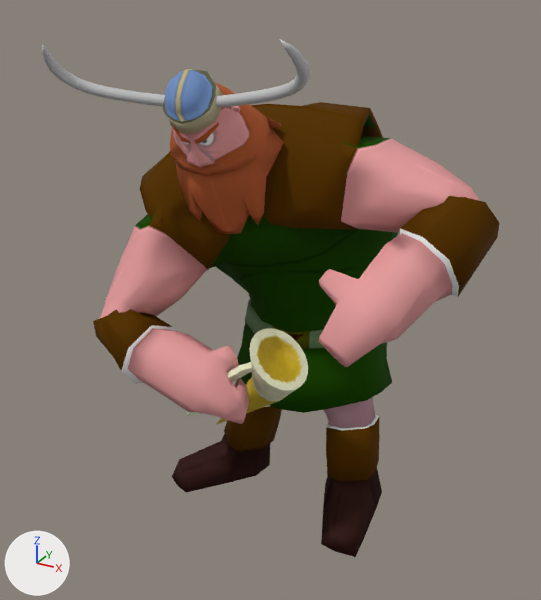
An edit to the OBJ model assets/Animacion/Vikingo/Celebracion/vikingoCelebracion_000473.obj, drawn before and after from the same camera.
One viewpoint serves both versions: a 50 mm lens placed at (3.9, -6.98, 6.37), pointed at (0.02, 0.07, 2.84). The axes (+X, +Y, +Z) are drawn at lower left. The lights are the same throughout. Where no turn or scale is listed for an object, it has been applied to the vertices.

In view in the first picture: 'Vilkingo_ikingoH', 'jarra_jarraH'.
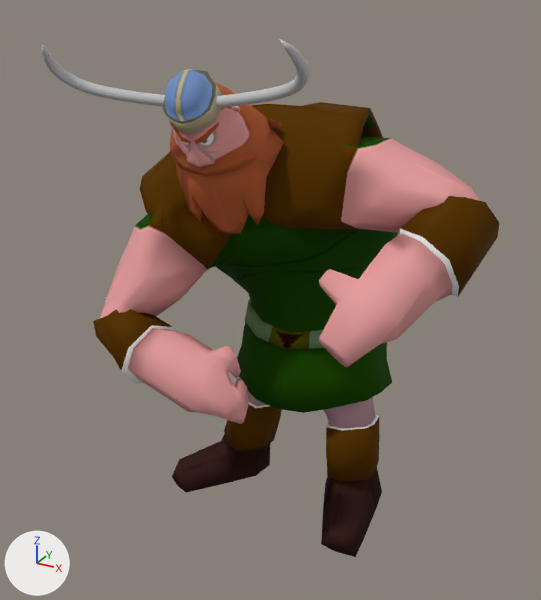
Changed parts and their boxes (x1, y1, x2, y2) in the pictures (541 x 600 px):
```json
{"object": "jarra_jarraH", "change": "deleted", "before": [186, 328, 308, 425]}
```

Edits to the scene script, one JSON object a line:
```json
{"op": "remove", "block": "ob_jarra_jarrah", "code": ["ob_jarra_jarrah = bpy.data.objects.new('jarra_jarraH', me_jarra_jarrah)", "ob_jarra_jarrah.location = (0.0, 0.0, 0.0)"]}
```
